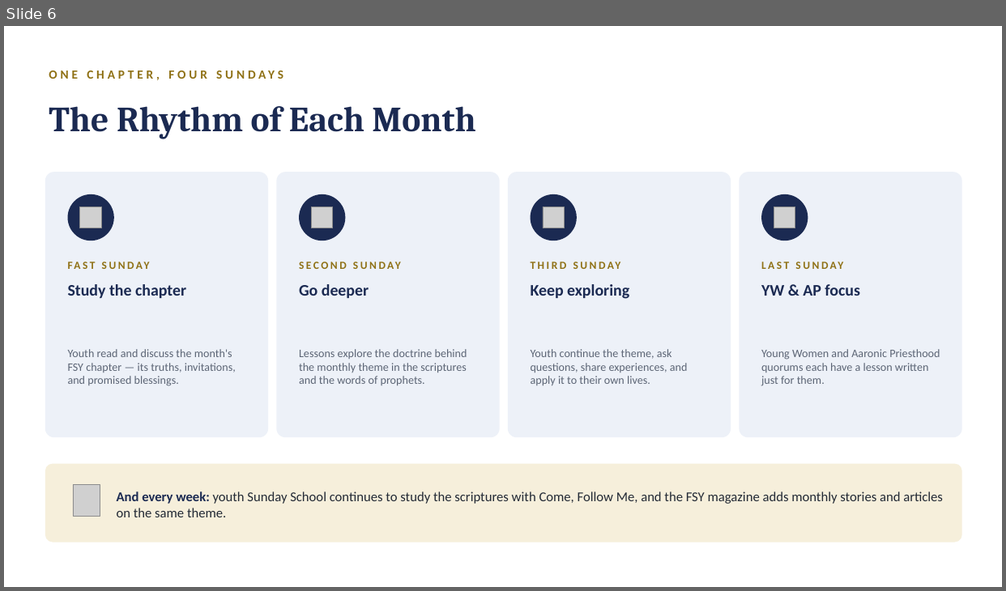
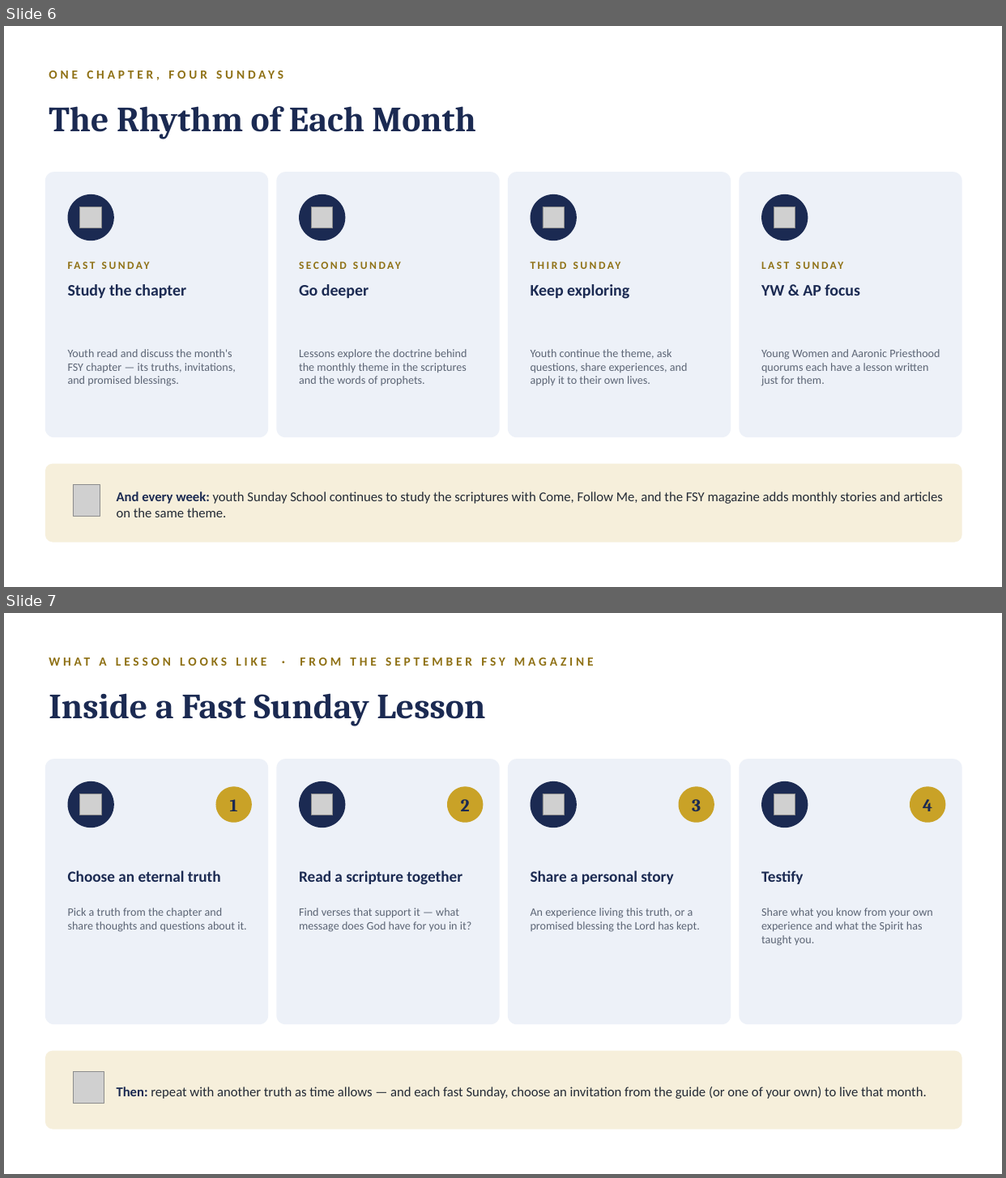
Before and after one commit to hblaylock1/parmagirlscamp, a slide deck: new-sunday-youth-curriculum.pptx. Shown one above the other, each under a label of ours: slide 6 before the commit, slides 6 and 7 after it. The pictures are 1006x591 and 1006x1178 pixels, drawn with LibreOffice and Linux fonts; fonts in the diff are those of the drawing; grey boxes stand for pictures. Boxes give left, top, right and bottom in pixels: in the first picture for what was removed or moved away, otherwise in the second. Text is boxed around its words. In the diff, an @@ line names an element or a change of style, - is before the commit and + after.

```diff
--- a/new-sunday-youth-curriculum.pptx
+++ b/new-sunday-youth-curriculum.pptx
@@ slide 7 added at <box>4,613,1002,1174</box>, background #FFFFFF @@
@@ text added at <box>99,658,594,666</box>, 12 pt, text #8F7115, bold @@
+WHAT A LESSON LOOKS LIKE · FROM THE SEPTEMBER FSY MAGAZINE
@@ text added at <box>49,693,485,726</box>, 34 pt, text #1B2A52, bold @@
+Inside a Fast Sunday Lesson
@@ rounded rectangle added at <box>45,759,268,1024</box>, fill #EDF1F8 @@
@@ ellipse added at <box>68,781,114,828</box>, fill #1B2A52 @@
@@ rounded rectangle added at <box>276,759,500,1024</box>, fill #EDF1F8 @@
@@ ellipse added at <box>299,781,345,828</box>, fill #1B2A52 @@
@@ rounded rectangle added at <box>508,759,731,1024</box>, fill #EDF1F8 @@
@@ ellipse added at <box>530,781,577,828</box>, fill #1B2A52 @@
@@ rounded rectangle added at <box>739,759,962,1024</box>, fill #EDF1F8 @@
@@ ellipse added at <box>761,781,808,828</box>, fill #1B2A52 @@
@@ picture added at <box>80,794,102,815</box> @@
@@ ellipse added at <box>216,786,252,823</box>, fill #C9A227 @@
@@ text added at <box>230,799,238,811</box>, 17 pt, text #1B2A52, bold @@
+1
@@ picture added at <box>312,794,334,815</box> @@
@@ ellipse added at <box>447,786,484,823</box>, fill #C9A227 @@
@@ text added at <box>461,799,470,811</box>, 17 pt, text #1B2A52, bold @@
+2
@@ picture added at <box>543,794,565,815</box> @@
@@ ellipse added at <box>679,786,714,823</box>, fill #C9A227 @@
@@ text added at <box>692,799,701,811</box>, 17 pt, text #1B2A52, bold @@
+3
@@ picture added at <box>774,794,796,815</box> @@
@@ ellipse added at <box>910,786,946,823</box>, fill #C9A227 @@
@@ text added at <box>923,799,932,811</box>, 17 pt, text #1B2A52, bold @@
+4
@@ text added at <box>68,871,221,882</box>, 15 pt, text #1B2A52, bold @@
+Choose an eternal truth
@@ text added at <box>299,871,462,885</box>, 15 pt, text #1B2A52, bold @@
+Read a scripture together
@@ text added at <box>530,871,673,884</box>, 15 pt, text #1B2A52, bold @@
+Share a personal story
@@ text added at <box>761,871,803,884</box>, 15 pt, text #1B2A52, bold @@
+Testify
@@ text added at <box>68,908,247,932</box>, 11 pt, text #5C6575 @@
+Pick a truth from the chapter and share thoughts and questions about it.
@@ text added at <box>299,908,472,932</box>, 11 pt, text #5C6575 @@
+Find verses that support it — what message does God have for you in it?
@@ text added at <box>530,908,700,932</box>, 11 pt, text #5C6575 @@
+An experience living this truth, or a promised blessing the Lord has kept.
@@ text added at <box>761,908,933,946</box>, 11 pt, text #5C6575 @@
+Share what you know from your own experience and what the Spirit has taught you.
@@ rounded rectangle added at <box>45,1051,962,1130</box>, fill #F6EFDB @@
@@ picture added at <box>73,1072,104,1103</box> @@
@@ text added at <box>117,1087,927,1099</box>, 13 pt, text #232A35 @@
+Then: repeat with another truth as time allows — and each fast Sunday, choose an invitation from the guide (or one of your own) to live that month.
```
Also in this commit, not shown: 1 slide changed, 1 other file.
